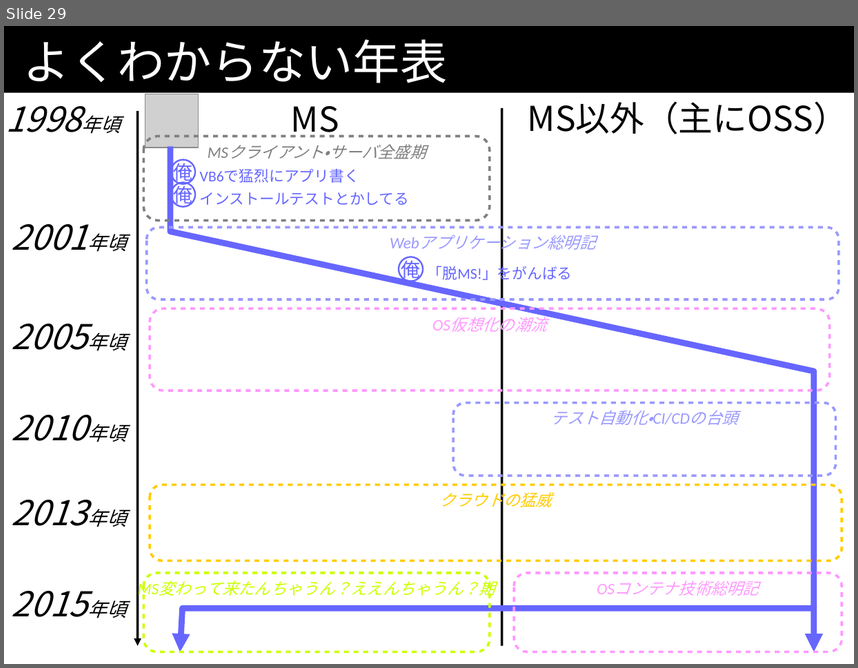
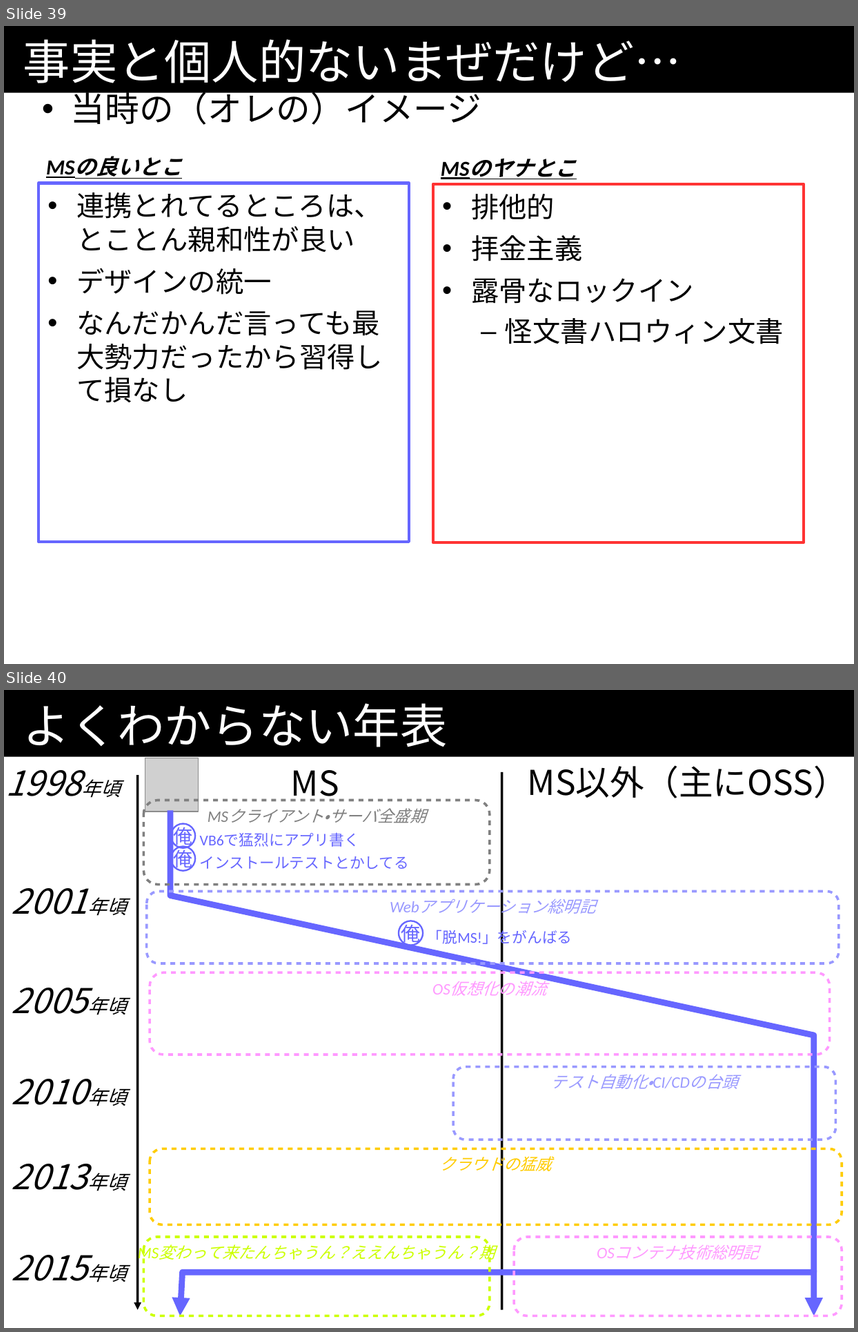
Before and after one commit to kazuhito-m/kazuhito-m.github.io, a slide deck: _drafts/comcamp2016.odp. Shown one above the other, each under a label of ours: slide 29 before the commit, slides 39 and 40 after it. The pictures are 858x668 and 858x1332 pixels, drawn with LibreOffice and Linux fonts; fonts in the diff are those of the drawing; grey boxes stand for pictures. Boxes give left, top, right and bottom in pixels: in the first picture for what was removed or moved away, otherwise in the second. Text is boxed around its words. In the diff, an @@ line names an element or a change of style, - is before the commit and + after.

```diff
--- a/_drafts/comcamp2016.odp
+++ b/_drafts/comcamp2016.odp
@@ slide 39 added at (4, 26, 854, 664), background #FFFFFF; not listed: 1 template element that a slide beside it also shows @@
@@ title added at (23, 39, 682, 83), 44 pt, text #FFFFFF @@
+事実と個人的ないまぜだけど…
@@ text added at (71, 87, 481, 125), 32 pt, text #000000 @@
+• 当時の（オレの）イメージ
@@ text added at (38, 150, 399, 190), 20 pt, text #000000, bold, italic, underline @@
+MSの良いとこ
@@ text added at (434, 150, 794, 190), 20 pt, text #000000, bold, italic, underline @@
+MSのヤナとこ
@@ text added at (38, 183, 409, 542), outline #6666FF 2.83 pt, 26 pt, text #000000 @@
+• 連携とれてるところは、とことん親和性が良い
+• デザインの統一
+• なんだかんだ言っても最大勢力だったから習得して損なし
@@ text added at (434, 184, 804, 543), outline #FF3333 2.83 pt, 26 pt, text #000000 @@
+• 排他的
+• 拝金主義
+• 露骨なロックイン
+  – 怪文書ハロウィン文書
@@ what was slide 29 is now slide 40 @@
```
Also in this commit, not shown: 2 slides changed, 11 other slides added, 1 slide removed.
